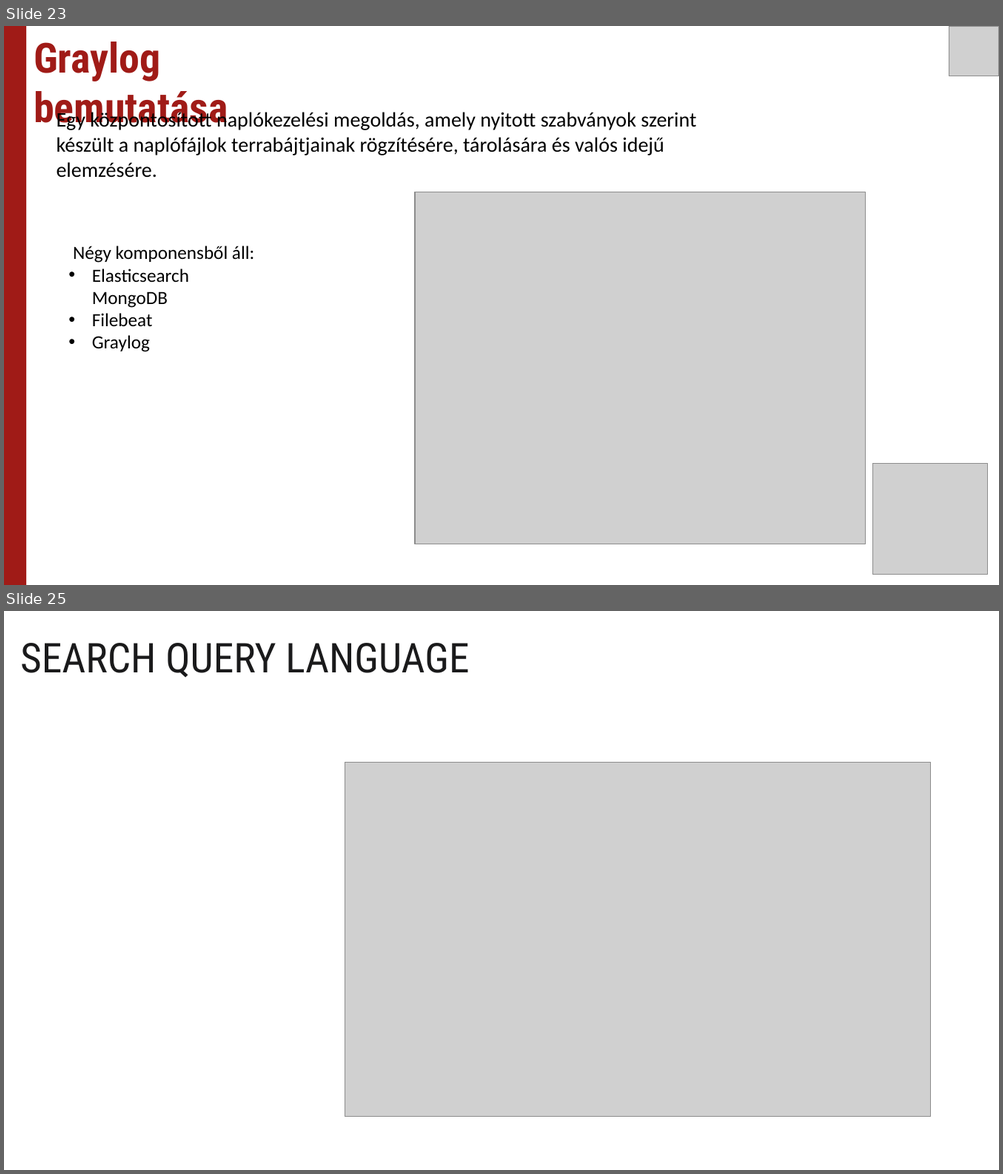
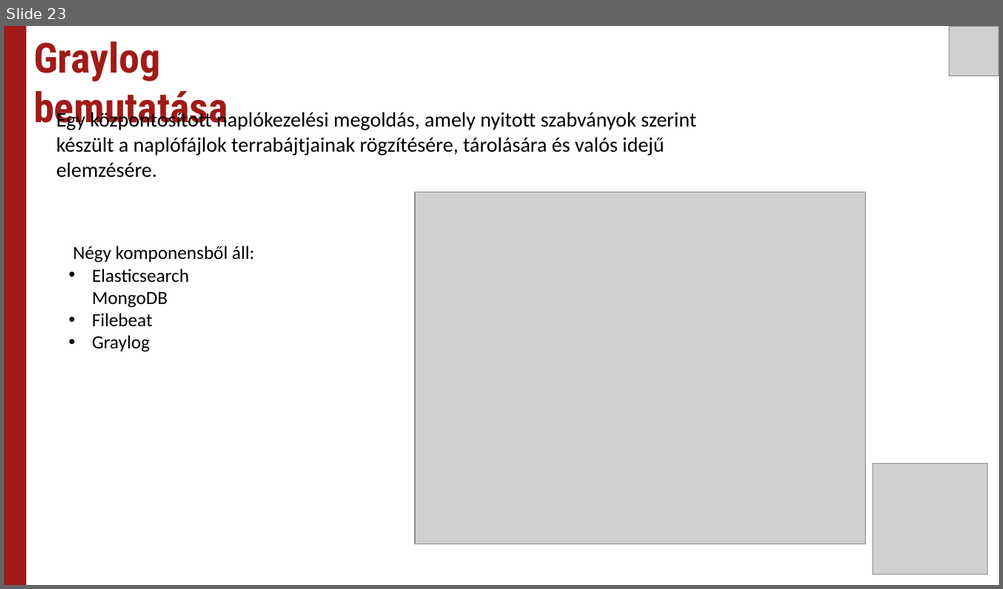
Before and after one commit to Uni-Sopron/temalabor-o21-I-NEW-Centralized-log-server, a slide deck: Témalabor - Centralized log server.pptx. Shown one above the other, each under a label of ours: slides 23 and 25 before the commit, slide 23 after it; the slides between them are not shown. The pictures are 1003x1174 and 1003x589 pixels, drawn with LibreOffice and Linux fonts; fonts in the diff are those of the drawing; grey boxes stand for pictures. Boxes give left, top, right and bottom in pixels: in the first picture for what was removed or moved away, otherwise in the second. Text is boxed around its words. In the diff, an @@ line names an element or a change of style, - is before the commit and + after.

```diff
--- a/Témalabor - Centralized log server.pptx
+++ b/Témalabor - Centralized log server.pptx
@@ slide 25 removed at <box>4,611,999,1170</box>, background #FFFFFF @@
@@ title removed at <box>20,643,469,678</box> @@
-SEARCH QUERY LANGUAGE
@@ picture removed at <box>345,762,930,1117</box> @@
```
Also in this commit, not shown: 4 slides added, 1 other slide removed.
